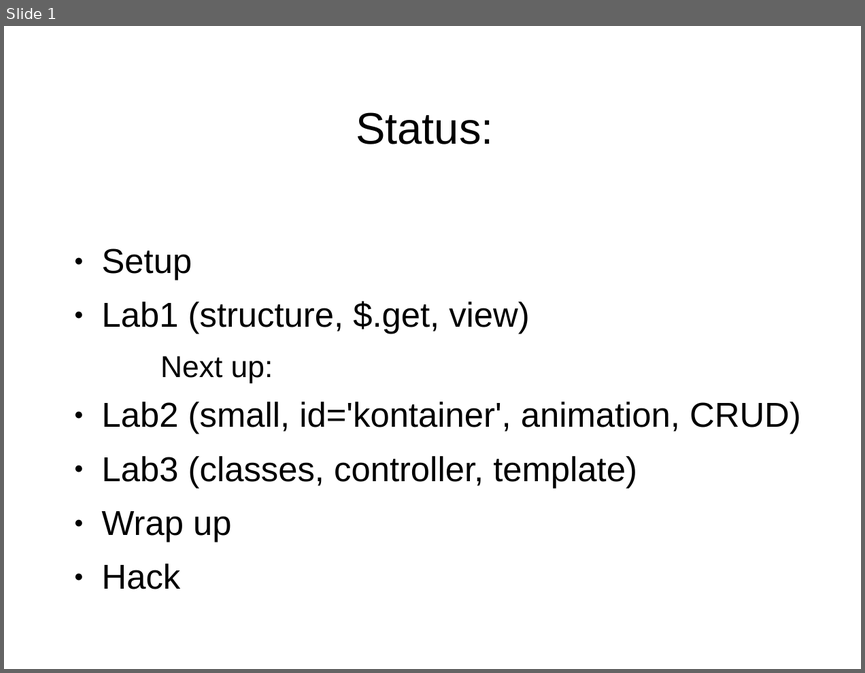
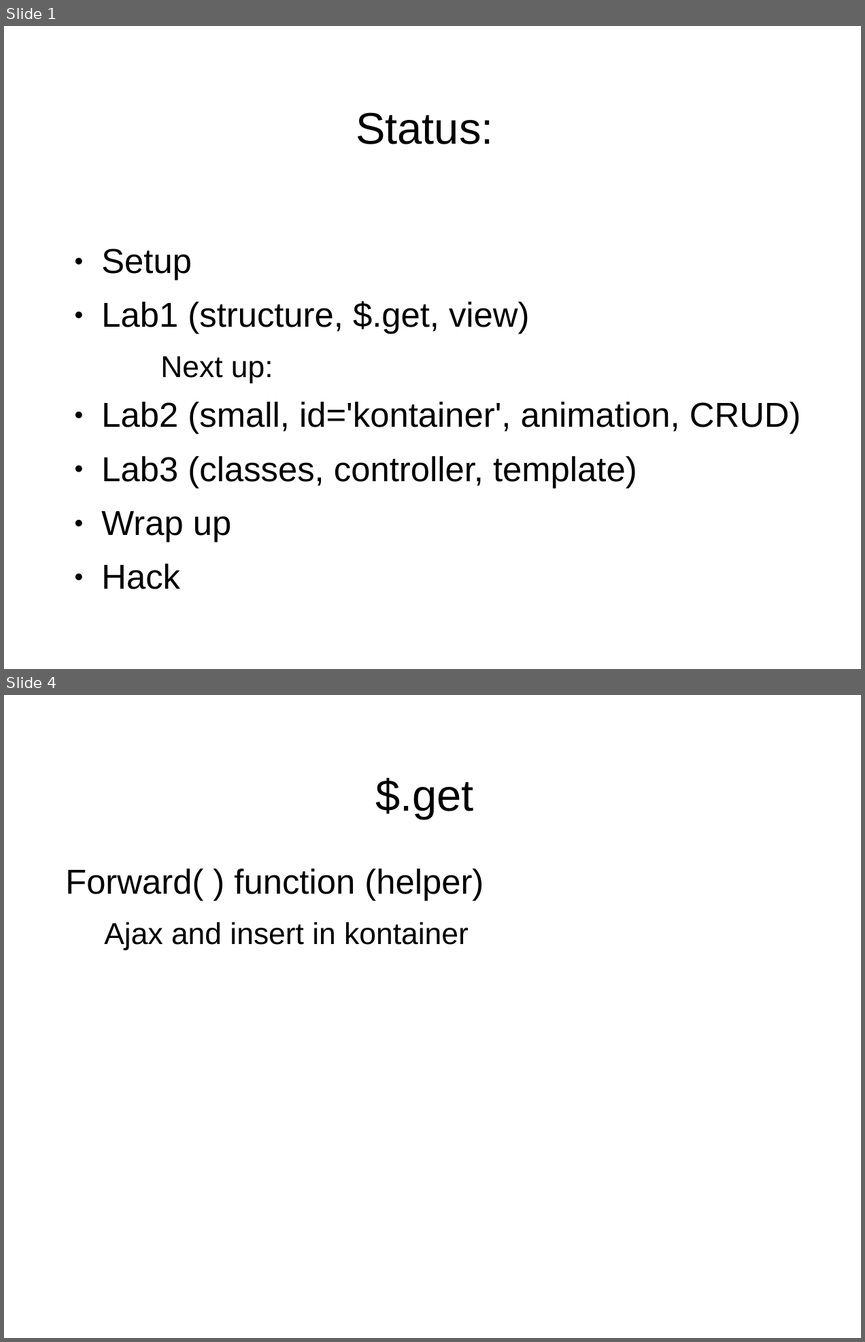
Before and after one commit to puppetMaster3/bikeSheding, a slide deck: training/2of2.ppt. Shown one above the other, each under a label of ours: slide 1 before the commit, slides 1 and 4 after it; the slides between them are not shown. The pictures are 865x673 and 865x1342 pixels, drawn with LibreOffice and Linux fonts; fonts in the diff are those of the drawing; background and template pictures are left out. Boxes give left, top, right and bottom in pixels: in the first picture for what was removed or moved away, otherwise in the second. Text is boxed around its words. In the diff, an @@ line names an element or a change of style, - is before the commit and + after.

```diff
--- a/training/2of2.ppt
+++ b/training/2of2.ppt
@@ slide 4 added at [4, 695, 861, 1338], background picture (left out) @@
@@ title added at [375, 778, 474, 819], 41 pt, text #000000 @@
+$.get
@@ text added at [65, 868, 483, 950], 32 pt, text #000000 @@
+Forward( ) function (helper)
+  Ajax and insert in kontainer
```
Also in this commit, not shown: 14 slides changed, 1 other slide added, 9 other files.
